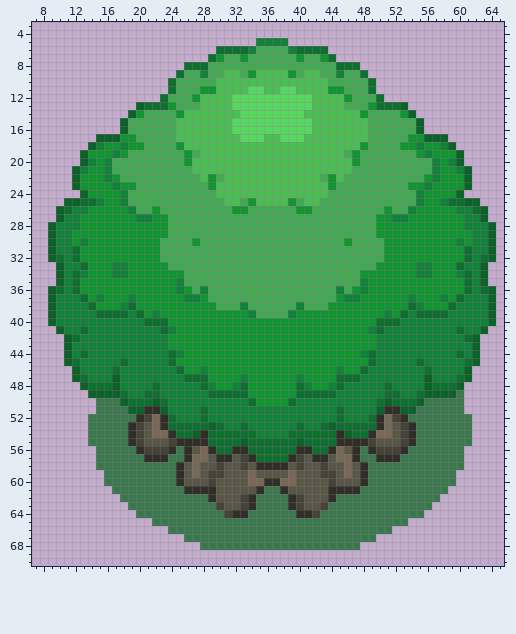
A sprite sheet gets an edit: Assets/Sprites/Ennemies/arbreH.png. The picture above was drawn from the file before the commit.
The file is 75x75 pixels. Shown: x 7..65, y 3..70.
After the commit:
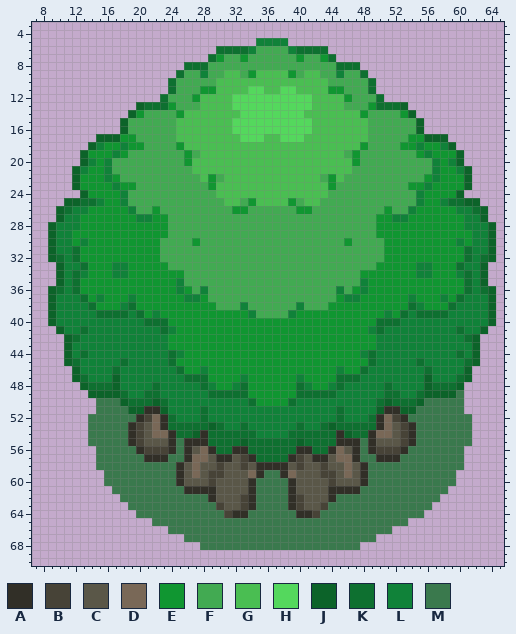
Palette (. is transparent): A #312f27  B #474337  C #5a5748  D #796857  E #109631  F #42aa52  G #4abe52  H #54d85d  J #0c6329  K #0e7030  L #108239  M #3a794d
From old to new:
y 55: x 24..25 BA -> AM; x 48..49 AB -> MA
y 59: x 35..38 CCCC -> AMMA
y 60: x 34..39 DDAADD -> AMMMMA
y 61: x 34..35 CA -> AM; x 38..39 AC -> MA
Where, in picture pixels (left, top, right, bottom), the same in both pictures:
changed: (168, 438, 184, 446)
changed: (360, 438, 376, 446)
changed: (248, 470, 296, 494)
